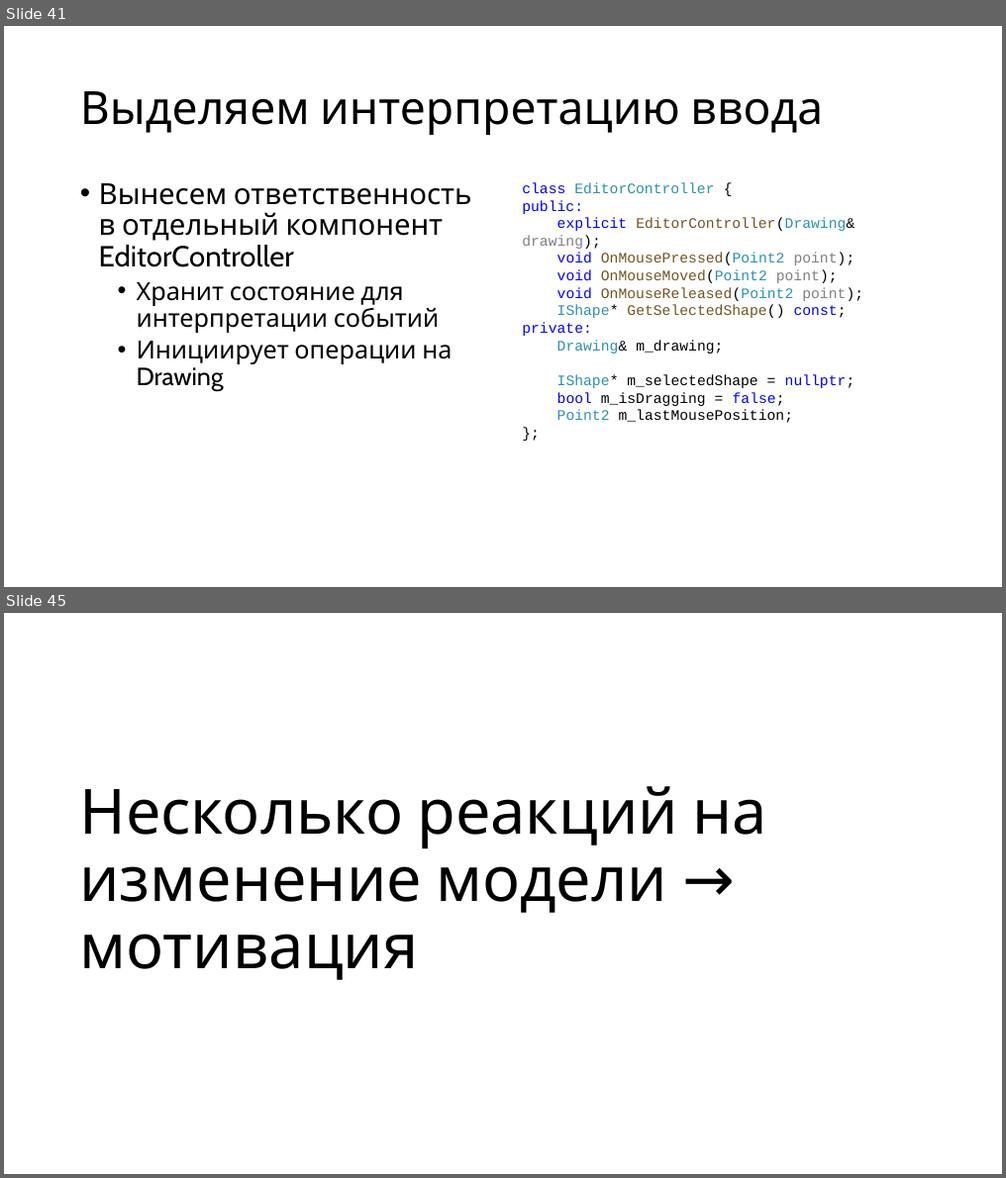
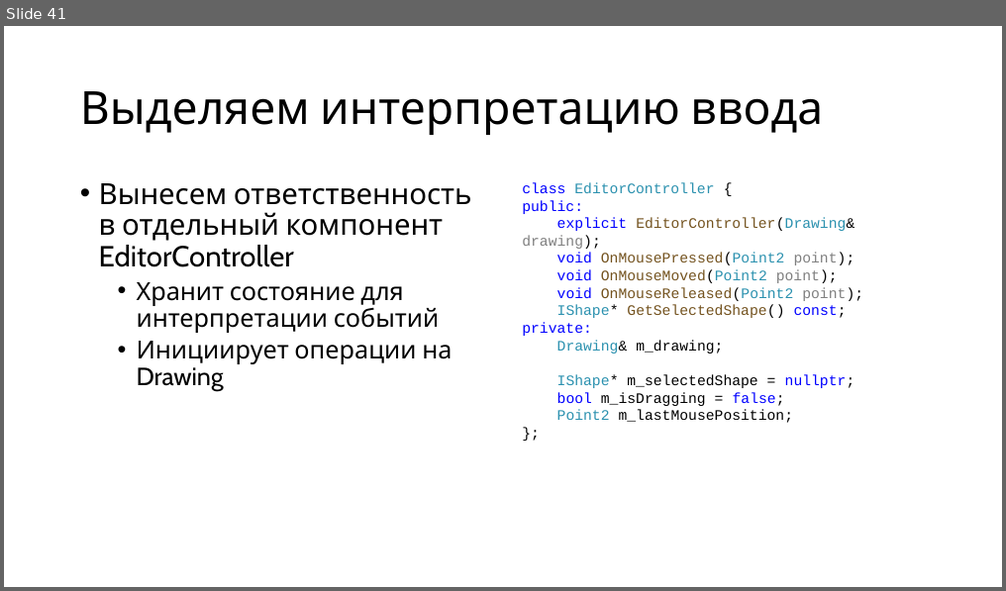
Before and after one commit to alexey-malov/ood, a slide deck: lectures/new/03. gui-app-design/gui-app-design.pptx. Shown one above the other, each under a label of ours: slides 41 and 45 before the commit, slide 41 after it; the slides between them are not shown. The pictures are 1006x1178 and 1006x591 pixels, drawn with LibreOffice and Linux fonts; fonts in the diff are those of the drawing. Boxes give left, top, right and bottom in pixels: in the first picture for what was removed or moved away, otherwise in the second. Text is boxed around its words. In the diff, an @@ line names an element or a change of style, - is before the commit and + after.

```diff
--- a/lectures/new/03. gui-app-design/gui-app-design.pptx
+++ b/lectures/new/03. gui-app-design/gui-app-design.pptx
@@ slide 45 removed at <box>4,613,1002,1174</box>, background #FFFFFF @@
@@ title removed at <box>79,786,766,980</box> @@
-Несколько реакций на изменение модели → мотивация
```
Also in this commit, not shown: 2 slides changed, 36 slides added, 3 other slides removed, 6 other files.
